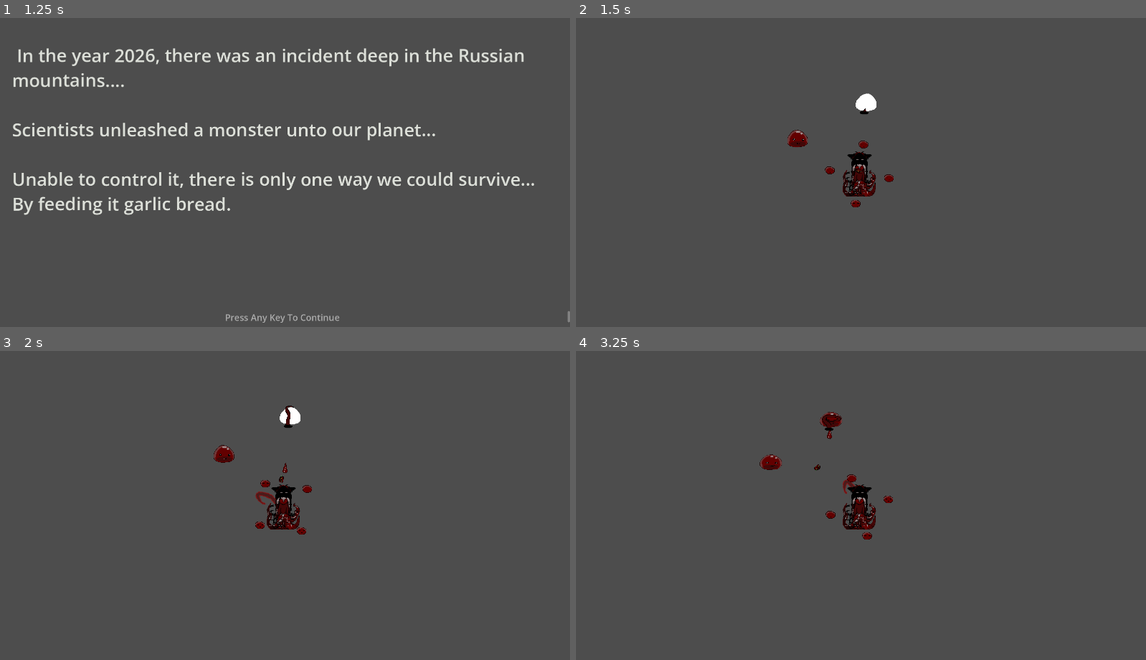
Above: before the commit, frames 1-4 (two rows, left to right).
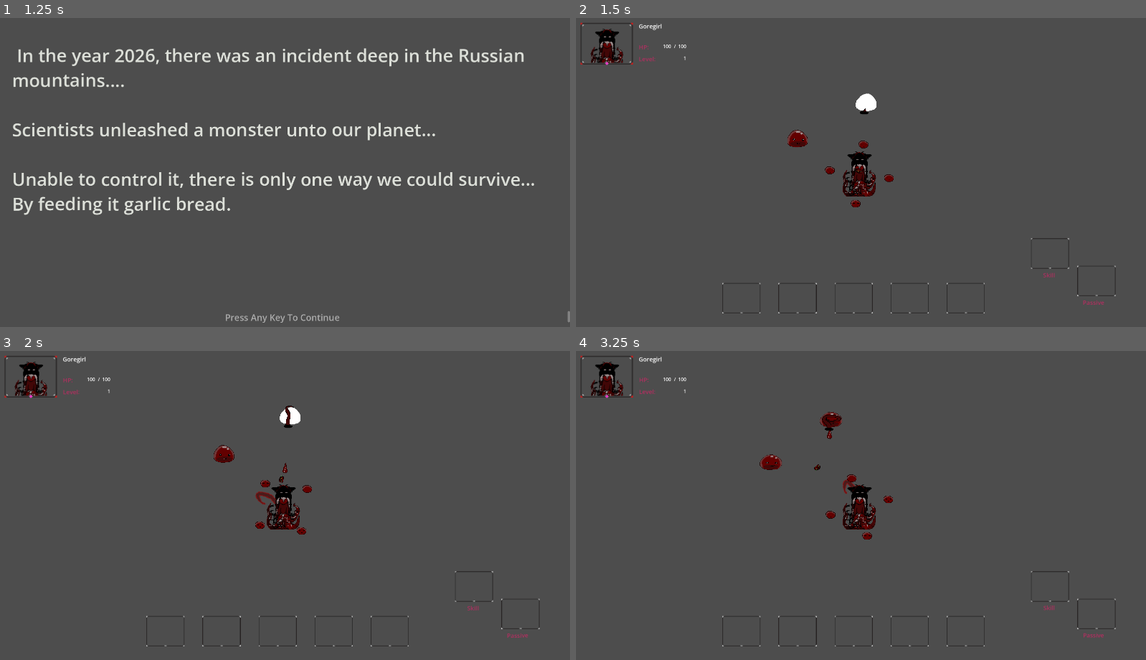
Above: after the commit, the same moments.

Repository: Falmenca/Garlic-Bread
Game: Godot game, scene res://Pages/Menus/Main_Menu.tscn
Two runs of this game, one before a commit and one after it. Both use one fixed random seed, a clock stepped at 60 frames per second and the inputs below.
Inputs (mouse positions are in pixels of both pictures, inside the frame that each line leads up to):
- Up to frame 1 (1.25 s): tap Enter (ui_accept) at 0.5 s; move the mouse to (410, 157) at 0.52 s; hold D (right) from 0.53 s (still down); hold Enter (ui_accept) from 0.53 s (still down); click (410, 157) at 0.67 s
- Up to frame 2 (1.5 s): move the mouse to (747, 191) at 1.27 s; release D (right) at 1.28 s; release Enter (ui_accept) at 1.28 s; hold S (down) from 1.28 s (still down); tap Enter (ui_accept) at 1.35 s
- Up to frame 3 (2 s): keep holding S (down); tap Enter (ui_accept) at 1.52, 1.82 s
- Up to frame 4 (3.25 s): move the mouse to (918, 437) at 2.02 s; release S (down) at 2.03 s; hold D (right) 2.03-2.78 s; hold Enter (ui_accept) 2.03-2.78 s; move the mouse to (832, 570) at 2.77 s; hold Up (ui_up) from 2.78 s (still down); tap Enter (ui_accept) at 2.85, 3.02 s; click (832, 570) at 2.92 s

Frame 1 is identical in both runs. In frame 2, 0.9% of the frame differs, in the area x 0-95%, y 1-96%; in frame 3, 0.9%; in frame 4, 0.9%.

Commit message:
Added basic HUD structure, Global Player stats, and added state to state machine.

Diff:
--- a/garlic/Levels/01/Level_1.tscn
+++ b/garlic/Levels/01/Level_1.tscn
@@ -1,9 +1,9 @@
 [gd_scene format=3 uid="uid://dlgexqpnls33n"]
 
 [ext_resource type="PackedScene" uid="uid://dwcp4mrk143jq" path="res://Scripts/Player/goregirl.tscn" id="1_48qom"]
-[ext_resource type="Script" uid="uid://3ydraraalisp" path="res://Scripts/Player/attackspawner.gd" id="4_7rj6t"]
-[ext_resource type="PackedScene" uid="uid://bkoag1up2hdio" path="res://Scripts/Utilities/Pause.tscn" id="10_l27a8"]
-[ext_resource type="Script" uid="uid://b6h2qhu63w5lb" path="res://Scripts/enemy/EnemySpawner.gd" id="11_48qom"]
+[ext_resource type="Script" path="res://Scripts/Player/attackspawner.gd" id="4_7rj6t"]
+[ext_resource type="PackedScene" uid="uid://dsxh0tip5kmwv" path="res://Scripts/Player/HUD.tscn" id="4_efvo1"]
+[ext_resource type="Script" uid="uid://b6h2qhu63w5lb" path="res://Scripts/Enemy/EnemySpawner.gd" id="11_48qom"]
 
 [node name="Level1" type="Node2D" unique_id=810896735]
 
@@ -14,10 +14,10 @@
 [node name="Camera2D" type="Camera2D" parent="Goregirl" unique_id=1598699912]
 zoom = Vector2(0.2, 0.2)
 
-[node name="PauseMenu" parent="." unique_id=452110955 instance=ExtResource("10_l27a8")]
-
 [node name="EnemySpawner" type="Node" parent="." unique_id=223161783]
 script = ExtResource("11_48qom")
 
 [node name="AttackSpawner" type="Node" parent="." unique_id=1993786272]
 script = ExtResource("4_7rj6t")
+
+[node name="Hud" parent="." unique_id=1496816957 instance=ExtResource("4_efvo1")]
--- a/garlic/Pages/Menus/MainMenu.gd
+++ b/garlic/Pages/Menus/MainMenu.gd
@@ -15,18 +15,18 @@
 @onready var menuOptions = $Menus/MainMenuScreen/MenuOptions
 
 func _ready() -> void:
-	change_state(MenuController.get_state())
+	change_state(GameController.get_state())
 
 func _unhandled_input(event: InputEvent) -> void:
 	if event is InputEventMouseMotion:
 		return
 
-	match MenuController.state:
-		MenuController.MenuState.INTRO:
+	match GameController.state:
+		GameController.GameState.INTRO:
 			if event.is_pressed():
-				change_state(MenuController.MenuState.MAIN)
+				change_state(GameController.GameState.MAIN)
 
-		MenuController.MenuState.MAIN:
+		GameController.GameState.MAIN:
 			_handle_menu_input(event, "main", mainOptions)
 
 func _handle_menu_input(event: InputEvent, menu_type: String, options: Array = []) -> void:
@@ -39,22 +39,22 @@
 	elif event.is_action_pressed("ui_accept"):
 		_execute_selection(menu_type)
 
-func change_state(nextState: MenuController.MenuState) -> void:
-	MenuController.set_state(nextState)
+func change_state(nextState: GameController.GameState) -> void:
+	GameController.set_state(nextState)
 	currentSelection = 0
 
 	pressAnyButton.visible = false
 	mainMenuScreen.visible = false
 
-	match MenuController.state:
-		MenuController.MenuState.INTRO:
+	match GameController.state:
+		GameController.GameState.INTRO:
 			pressAnyButton.visible = true
 
-		MenuController.MenuState.MAIN:
+		GameController.GameState.MAIN:
 			mainMenuScreen.visible = true
 			_update_selection("main")
 
-		MenuController.MenuState.GAMEPLAY:
+		GameController.GameState.CUTSCENE:
 			get_tree().change_scene_to_file("res://Pages/Story/Intro_Cutscene.tscn")
 
 func _update_selection(menuType: String) -> void:
@@ -82,7 +82,7 @@
 func _execute_selection(menuType: String):
 	if menuType == "main":
 		match currentSelection:
-			0: change_state(MenuController.MenuState.GAMEPLAY)
-			1: MenuController.toggle_settings()
+			0: change_state(GameController.GameState.CUTSCENE)
+			1: GameController.toggle_settings()
 			2: get_tree().change_scene_to_file("res://Pages/Credits/Credits.tscn")
 			3: get_tree().quit()
--- a/garlic/Pages/Story/Intro_Cutscene.gd
+++ b/garlic/Pages/Story/Intro_Cutscene.gd
@@ -19,6 +19,7 @@
 			main_text.visible_ratio = 1.0
 
 	if event.is_action_pressed("ui_accept") and main_text.visible_ratio == 1.0 and press_any_button.visible == true:
+		GameController.set_state(GameController.GameState.PLAY_ACTIVE)
 		get_tree().change_scene_to_file("res://Levels/01/Level_1.tscn")
 
 # Called every frame. 'delta' is the elapsed time since the previous frame.
--- /dev/null
+++ b/garlic/Scripts/Player/HUD.gd
@@ -0,0 +1,22 @@
+extends CanvasLayer
+
+@onready var name_display = $PlayerStats/Name
+@onready var health_display = $PlayerStats/Health/Value
+@onready var max_health_display = $PlayerStats/Health/MaxValue
+@onready var level_display = $PlayerStats/Level/Value
+
+
+# Called when the node enters the scene tree for the first time.
+func _ready() -> void:
+	init_pHud()
+
+
+# Called every frame. 'delta' is the elapsed time since the previous frame.
+func _process(delta: float) -> void:
+	pass
+
+func init_pHud():
+	name_display.text = PlayerStats.pStats.pname
+	health_display.text = str(PlayerStats.pStats.health)
+	max_health_display.text = str(PlayerStats.pStats.max_health)
+	level_display.text = str(PlayerStats.pStats.level)
--- /dev/null
+++ b/garlic/Scripts/Player/HUD.tscn
@@ -0,0 +1,217 @@
+[gd_scene format=3 uid="uid://dsxh0tip5kmwv"]
+
+[ext_resource type="Texture2D" uid="uid://b4crtj4c0w1y0" path="res://Assets/HUD/Player_Icon_Container.png" id="1_d7hjt"]
+[ext_resource type="Script" uid="uid://dnnj0pjhtyu8a" path="res://Scripts/Player/HUD.gd" id="1_hw1s3"]
+[ext_resource type="Texture2D" uid="uid://cvcwre00p1rbh" path="res://Assets/HUD/goregirl_icon.png" id="2_kioff"]
+[ext_resource type="Texture2D" uid="uid://gmdborsqtsri" path="res://Assets/HUD/Item_container_1.png" id="3_djum5"]
+
+[node name="Hud" type="CanvasLayer" unique_id=1496816957]
+script = ExtResource("1_hw1s3")
+
+[node name="PlayerStats" type="Control" parent="." unique_id=1550447480]
+layout_mode = 3
+anchors_preset = 0
+offset_right = 1920.0
+offset_bottom = 1080.0
+
+[node name="Name" type="RichTextLabel" parent="PlayerStats" unique_id=289594368]
+layout_mode = 0
+offset_left = 220.0
+offset_top = 30.0
+offset_right = 440.0
+offset_bottom = 60.0
+theme_override_font_sizes/normal_font_size = 20
+bbcode_enabled = true
+text = "[tornado radius=1 freq=1][color=\"maroon\"]Player Name"
+
+[node name="Health" type="RichTextLabel" parent="PlayerStats" unique_id=714134072]
+layout_mode = 0
+offset_left = 220.0
+offset_top = 100.0
+offset_right = 380.0
+offset_bottom = 130.0
+theme_override_font_sizes/normal_font_size = 20
+bbcode_enabled = true
+text = "[tornado radius=1 freq=1][color=\"maroon\"]HP: "
+
+[node name="Value" type="RichTextLabel" parent="PlayerStats/Health" unique_id=640802733]
+layout_mode = 1
+anchors_preset = -1
+anchor_left = 0.76900005
+anchor_top = 0.5
+anchor_right = 0.76900005
+anchor_bottom = 0.5
+offset_left = -42.04001
+offset_top = -15.0
+offset_right = -0.040008545
+offset_bottom = 15.0
+grow_horizontal = 0
+grow_vertical = 2
+text = "100"
+
+[node name="MaxValue" type="RichTextLabel" parent="PlayerStats/Health" unique_id=481517368]
+layout_mode = 1
+anchors_preset = 6
+anchor_left = 1.0
+anchor_top = 0.5
+anchor_right = 1.0
+anchor_bottom = 0.5
+offset_left = -45.0
+offset_top = -15.0
+offset_bottom = 15.0
+grow_horizontal = 0
+grow_vertical = 2
+text = "100"
+horizontal_alignment = 2
+
+[node name="Separator" type="RichTextLabel" parent="PlayerStats/Health" unique_id=1791836495]
+layout_mode = 1
+anchors_preset = 6
+anchor_left = 1.0
+anchor_top = 0.5
+anchor_right = 1.0
+anchor_bottom = 0.5
+offset_left = -46.0
+offset_top = -15.0
+offset_right = -35.0
+offset_bottom = 15.0
+grow_horizontal = 0
+grow_vertical = 2
+text = "/"
+horizontal_alignment = 2
+
+[node name="Level" type="RichTextLabel" parent="PlayerStats" unique_id=1082667033]
+layout_mode = 0
+offset_left = 220.0
+offset_top = 140.0
+offset_right = 380.0
+offset_bottom = 170.0
+theme_override_font_sizes/normal_font_size = 20
+bbcode_enabled = true
+text = "[tornado radius=1 freq=1][color=\"maroon\"]Level: "
+
+[node name="Value" type="RichTextLabel" parent="PlayerStats/Level" unique_id=1511909755]
+layout_mode = 1
+anchors_preset = 6
+anchor_left = 1.0
+anchor_top = 0.5
+anchor_right = 1.0
+anchor_bottom = 0.5
+offset_left = -50.0
+offset_top = -15.0
+offset_bottom = 15.0
+grow_horizontal = 0
+grow_vertical = 2
+text = "0"
+horizontal_alignment = 2
+
+[node name="PlayerIconBg" type="TextureRect" parent="PlayerStats" unique_id=1497056113]
+clip_contents = true
+layout_mode = 0
+offset_left = 25.0
+offset_top = 25.0
+offset_right = 200.0
+offset_bottom = 200.0
+texture = ExtResource("1_d7hjt")
+
+[node name="PlayerIcon" type="TextureRect" parent="PlayerStats/PlayerIconBg" unique_id=551994111]
+z_index = -2
+layout_mode = 0
+offset_left = 17.0
+offset_top = 27.0
+offset_right = 154.0
+offset_bottom = 146.0
+texture = ExtResource("2_kioff")
+
+[node name="Items_Inventory" type="Control" parent="." unique_id=1947670693]
+layout_mode = 3
+anchors_preset = 2
+anchor_top = 1.0
+anchor_bottom = 1.0
+offset_top = -180.0
+offset_right = 1920.0
+offset_bottom = -65.0
+grow_vertical = 0
+
+[node name="Slots" type="HBoxContainer" parent="Items_Inventory" unique_id=1872010660]
+layout_mode = 0
+offset_left = 500.0
+offset_right = 1380.0
+offset_bottom = 128.0
+theme_override_constants/separation = 60
+
+[node name="1" type="TextureRect" parent="Items_Inventory/Slots" unique_id=357699238]
+layout_mode = 2
+texture = ExtResource("3_djum5")
+
+[node name="2" type="TextureRect" parent="Items_Inventory/Slots" unique_id=795440200]
+layout_mode = 2
+texture = ExtResource("3_djum5")
+
+[node name="3" type="TextureRect" parent="Items_Inventory/Slots" unique_id=129796814]
+layout_mode = 2
+texture = ExtResource("3_djum5")
+
+[node name="4" type="TextureRect" parent="Items_Inventory/Slots" unique_id=1628266289]
+layout_mode = 2
+texture = ExtResource("3_djum5")
+
+[node name="5" type="TextureRect" parent="Items_Inventory/Slots" unique_id=446800340]
+layout_mode = 2
+texture = ExtResource("3_djum5")
+
+[node name="Items_Active" type="Control" parent="." unique_id=2083637129]
+layout_mode = 3
+anchors_preset = 3
+anchor_left = 1.0
+anchor_top = 1.0
+anchor_right = 1.0
+anchor_bottom = 1.0
+offset_left = -386.0
+offset_top = -330.0
+offset_right = -100.0
+offset_bottom = -88.0
+grow_horizontal = 0
+grow_vertical = 0
+
+[node name="Primary" type="TextureRect" parent="Items_Active" unique_id=1646312643]
+layout_mode = 1
+offset_right = 128.0
+offset_bottom = 128.0
+texture = ExtResource("3_djum5")
+
+[node name="Name" type="RichTextLabel" parent="Items_Active/Primary" unique_id=1843108682]
+layout_mode = 0
+offset_left = 41.0
+offset_top = 115.0
+offset_right = 101.0
+offset_bottom = 145.0
+theme_override_font_sizes/normal_font_size = 20
+bbcode_enabled = true
+text = "[tornado radius=1 freq=1][color=\"maroon\"]Skill"
+
+[node name="Secondary" type="TextureRect" parent="Items_Active" unique_id=626753610]
+layout_mode = 1
+anchors_preset = 3
+anchor_left = 1.0
+anchor_top = 1.0
+anchor_right = 1.0
+anchor_bottom = 1.0
+offset_left = -130.0
+offset_top = -150.0
+offset_right = -2.0
+offset_bottom = -22.0
+grow_horizontal = 0
+grow_vertical = 0
+texture = ExtResource("3_djum5")
+
+[node name="Name" type="RichTextLabel" parent="Items_Active/Secondary" unique_id=52548271]
+layout_mode = 0
+offset_left = 18.0
+offset_top = 115.0
+offset_right = 125.0
+offset_bottom = 145.0
+theme_override_font_sizes/normal_font_size = 20
+bbcode_enabled = true
+text = "[tornado radius=1 freq=1][color=\"maroon\"]Passive
+"
--- a/garlic/Scripts/Player/goregirl.gd
+++ b/garlic/Scripts/Player/goregirl.gd
@@ -14,6 +14,7 @@
 var knockback_timer : float
 
 func _ready():
+	PlayerStats.reset_pStats()
 	print(typeof(speed), speed)
 	Global.player = self
 
--- a/garlic/Scripts/Utilities/MenuController.gd
+++ b/garlic/Scripts/Utilities/GameController.gd
@@ -1,20 +1,21 @@
 extends Node
 
-enum MenuState {
+enum GameState {
 	# Main Menus
 	INTRO,
 	MAIN,
 
 	# Main game
-	GAMEPLAY,
+	CUTSCENE,
+	PLAY_ACTIVE,
 
 	# Utility
 	PAUSE,
 	SETTINGS
 }
 
-var state: MenuState = MenuState.INTRO
-var prevState: MenuState = MenuState.MAIN
+var state: GameState = GameState.INTRO
+var prevState: GameState = GameState.MAIN
 
 func _ready() -> void:
 	process_mode = Node.PROCESS_MODE_ALWAYS
@@ -26,42 +27,42 @@
 	if event.is_action_pressed("Pause"):
 		toggle_pause()
 
-	if state == MenuState.PAUSE:
+	if state == GameState.PAUSE:
 		Pause.handle_menu_input(event)
 
-	if state == MenuState.SETTINGS:
+	if state == GameState.SETTINGS:
 		Settings.handle_menu_input(event)
 
-func set_state(nextState: MenuState) -> void:
+func set_state(nextState: GameState) -> void:
 	state = nextState
 
-func get_state() -> MenuState:
+func get_state() -> GameState:
 	return state
 
 func toggle_pause():
 	match state:
-		MenuState.GAMEPLAY:
-			set_state(MenuState.PAUSE)
+		GameState.PLAY_ACTIVE:
+			set_state(GameState.PAUSE)
 			get_tree().paused = true
 			Pause.pauseMenuScreen.visible = true
 
-		MenuState.PAUSE:
-			set_state(MenuState.GAMEPLAY)
+		GameState.PAUSE:
+			set_state(GameState.PLAY_ACTIVE)
 			get_tree().paused = false
 			Pause.pauseMenuScreen.visible = false
 
 func toggle_settings():
 	match state:
-		MenuState.MAIN:
-			prevState = MenuState.MAIN
-			set_state(MenuState.SETTINGS)
+		GameState.MAIN:
+			prevState = GameState.MAIN
+			set_state(GameState.SETTINGS)
 			Settings.open_menu()
 
-		MenuState.PAUSE:
-			prevState = MenuState.PAUSE
-			set_state(MenuState.SETTINGS)
+		GameState.PAUSE:
+			prevState = GameState.PAUSE
+			set_state(GameState.SETTINGS)
 			Settings.open_menu()
 
-		MenuState.SETTINGS:
+		GameState.SETTINGS:
 			set_state(prevState)
 			Settings.close_menu()
--- a/garlic/Scripts/Utilities/HUD.tscn
+++ /dev/null
@@ -1,52 +0,0 @@
-[gd_scene format=3 uid="uid://dobf77s6htlok"]
-
-[ext_resource type="Texture2D" uid="uid://b4crtj4c0w1y0" path="res://Assets/HUD/Player_Icon_Container.png" id="1_d7hjt"]
-[ext_resource type="Texture2D" uid="uid://buedcw8femeyr" path="res://Assets/HUD/goregirl_icon.png" id="2_kioff"]
-
-[node name="Hud" type="CanvasLayer" unique_id=1496816957]
-
-[node name="PlayerStats" type="Control" parent="." unique_id=1550447480]
-layout_mode = 3
-anchors_preset = 0
-offset_right = 1920.0
-offset_bottom = 1080.0
-
-[node name="Name" type="RichTextLabel" parent="PlayerStats" unique_id=289594368]
-layout_mode = 0
-offset_left = 220.0
-offset_top = 30.0
-offset_right = 440.0
-offset_bottom = 60.0
-theme_override_font_sizes/normal_font_size = 20
-bbcode_enabled = true
-text = "[tornado radius=1 freq=1][color=\"red\"]Player Name"
-
-[node name="PlayerIconBg" type="TextureRect" parent="PlayerStats" unique_id=1497056113]
-clip_contents = true
-layout_mode = 0
-offset_left = 25.0
-offset_top = 25.0
-offset_right = 200.0
-offset_bottom = 200.0
-texture = ExtResource("1_d7hjt")
-
-[node name="TextureRect" type="TextureRect" parent="PlayerStats/PlayerIconBg" unique_id=551994111]
-z_index = -2
-layout_mode = 0
-offset_left = 17.0
-offset_top = 27.0
-offset_right = 154.0
-offset_bottom = 146.0
-texture = ExtResource("2_kioff")
-
-[node name="Items_Inventory" type="Control" parent="." unique_id=1947670693]
-layout_mode = 3
-anchors_preset = 0
-offset_right = 40.0
-offset_bottom = 40.0
-
-[node name="Items_Active" type="Control" parent="." unique_id=2083637129]
-layout_mode = 3
-anchors_preset = 0
-offset_right = 40.0
-offset_bottom = 40.0
--- a/garlic/Scripts/Utilities/Pause.gd
+++ b/garlic/Scripts/Utilities/Pause.gd
@@ -45,11 +45,11 @@
 
 func _execute_selection():
 	match currentSelection:
-		0: MenuController.toggle_pause()
-		1: MenuController.toggle_settings()
+		0: GameController.toggle_pause()
+		1: GameController.toggle_settings()
 		2:
-			MenuController.toggle_pause()
-			MenuController.set_state(MenuController.MenuState.MAIN)
+			GameController.toggle_pause()
+			GameController.set_state(GameController.GameState.MAIN)
 			get_tree().change_scene_to_file("res://Pages/Menus/Main_Menu.tscn")
 
 		3: get_tree().quit()
--- a/garlic/Scripts/Utilities/Pause.tscn
+++ b/garlic/Scripts/Utilities/Pause.tscn
@@ -3,7 +3,11 @@
 [ext_resource type="Script" uid="uid://cq83tgi1edkvf" path="res://Scripts/Utilities/Pause.gd" id="1_b0aok"]
 [ext_resource type="Texture2D" uid="uid://tc6n3yhtf2hi" path="res://Assets/Level_Menu/MenuArrow.png" id="2_uft1l"]
 
+[sub_resource type="StyleBoxFlat" id="StyleBoxFlat_s468d"]
+bg_color = Color(0.07, 0.07, 0.07, 0.5058824)
+
 [node name="Pause" type="CanvasLayer" unique_id=1317229918]
+layer = 5
 script = ExtResource("1_b0aok")
 
 [node name="Background" type="TextureRect" parent="." unique_id=873948921]
@@ -11,6 +15,7 @@
 offset_bottom = 40.0
 
 [node name="Title" type="RichTextLabel" parent="Background" unique_id=1102061]
+z_index = 2
 layout_mode = 0
 offset_top = 400.0
 offset_right = 1920.0
@@ -25,6 +30,7 @@
 layout_mode = 0
 offset_right = 1920.0
 offset_bottom = 1080.0
+theme_override_styles/panel = SubResource("StyleBoxFlat_s468d")
 
 [node name="Continue" type="RichTextLabel" parent="Background/MenuOptions" unique_id=1888805658]
 layout_mode = 0
--- /dev/null
+++ b/garlic/Scripts/Utilities/Player_Stats.gd
@@ -0,0 +1,17 @@
+extends Node
+
+#Default player stats
+var pStats_default = {
+	pname = "Goregirl",
+	health = 100,
+	max_health = 100,
+	level = 1,
+	strength = 10,
+	defense = 5
+}
+
+#Player stats
+var pStats = {}
+
+func reset_pStats():
+	pStats = pStats_default.duplicate(true)
--- a/garlic/Scripts/Utilities/Settings.gd
+++ b/garlic/Scripts/Utilities/Settings.gd
@@ -51,7 +51,7 @@
 			0: FpsCounter.toggle_fps_display()
 			1: print("Volume")
 			2: print("Screen")
-			3: MenuController.toggle_settings()
+			3: GameController.toggle_settings()
 
 func open_menu():
 	active = true
--- a/garlic/Scripts/Utilities/Settings.tscn
+++ b/garlic/Scripts/Utilities/Settings.tscn
@@ -4,9 +4,10 @@
 [ext_resource type="Texture2D" uid="uid://tc6n3yhtf2hi" path="res://Assets/Level_Menu/MenuArrow.png" id="2_0vtga"]
 
 [sub_resource type="StyleBoxFlat" id="StyleBoxFlat_yf3m1"]
-bg_color = Color(0.16, 0.16, 0.16, 0.88235295)
+bg_color = Color(0.16, 0.16, 0.16, 1)
 
 [node name="Settings" type="CanvasLayer" unique_id=1600310553]
+layer = 6
 script = ExtResource("1_3blog")
 
 [node name="MenuOptions" type="ItemList" parent="." unique_id=456962281]
--- a/garlic/project.godot
+++ b/garlic/project.godot
@@ -22,6 +22,8 @@
 Pause="*uid://d2ukcxle2ssa8"
 Settings="*uid://d3hbrknx3rdgi"
 Global="*uid://4fwegk027uob"
+PlayerStats="*uid://6ijt81u01ee7"
+GameController="*uid://bmjdep8y8l7o3"
 
 [display]
 
Not shown, added: garlic/Scripts/Player/HUD.gd.uid
Renamed: garlic/Scripts/Utilities/MenuController.gd.uid -> garlic/Scripts/Utilities/GameController.gd.uid
Not shown, added: garlic/Scripts/Utilities/Player_Stats.gd.uid
